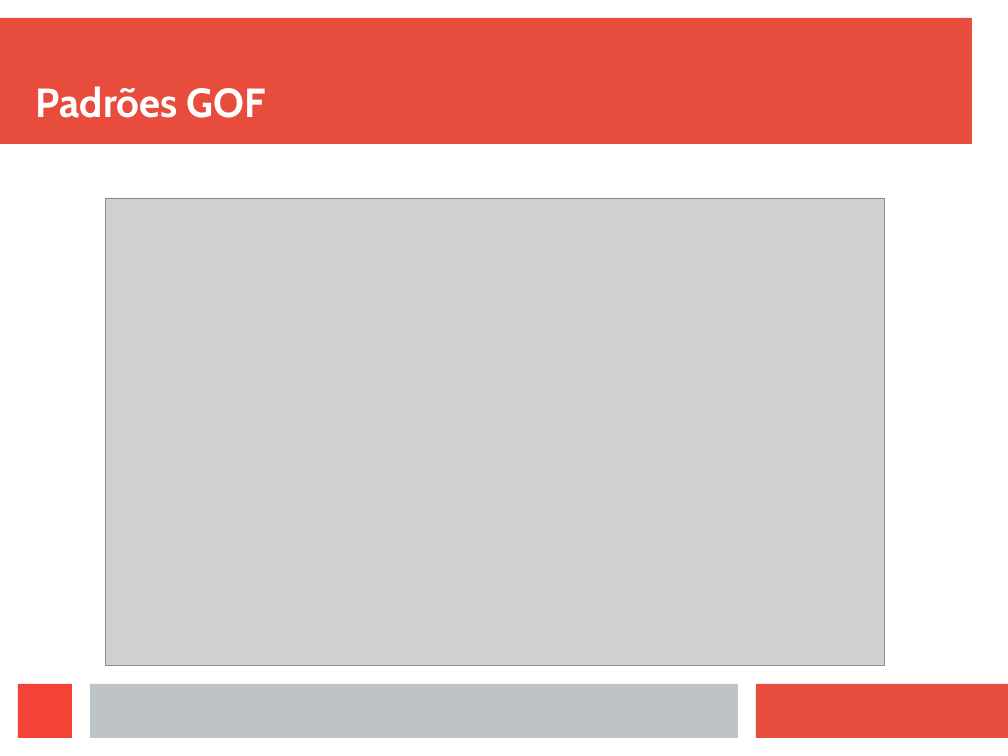
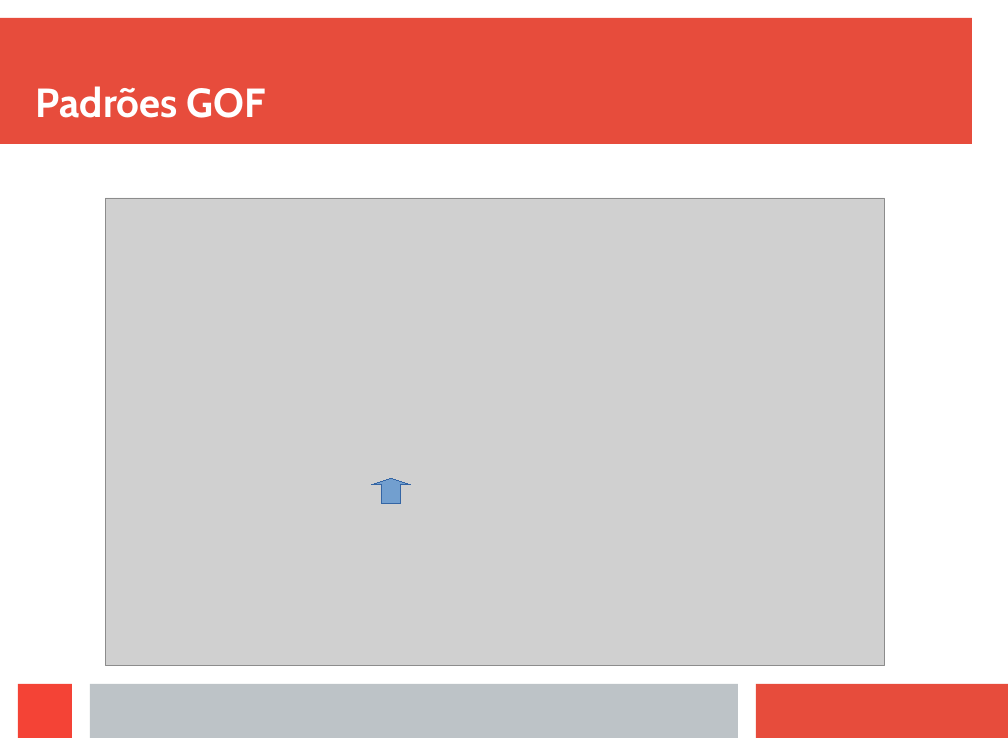
Before and after one commit to viniciusFortti/test, a slide deck: slide 2 of Apresentação/ApresentaçãoTerceiraSemana.odp (slide 3 before the commit). Drawn at 1008x756 pixels with LibreOffice and Linux fonts; fonts in the diff are those of the drawing; grey boxes stand for pictures. Boxes give left, top, right and bottom in pixels: in the first picture for what was removed or moved away, otherwise in the second. Text is boxed around its words. In the diff, an @@ line names an element or a change of style, - is before the commit and + after.

```diff
--- a/Apresentação/ApresentaçãoTerceiraSemana.odp
+++ b/Apresentação/ApresentaçãoTerceiraSemana.odp
@@ up arrow added at box(371, 478, 411, 504), fill #729FCF, outline #3465A4 0 pt @@
```
Also in this commit, not shown: 1 other slide changed, 4 slides added, 16 other files.
